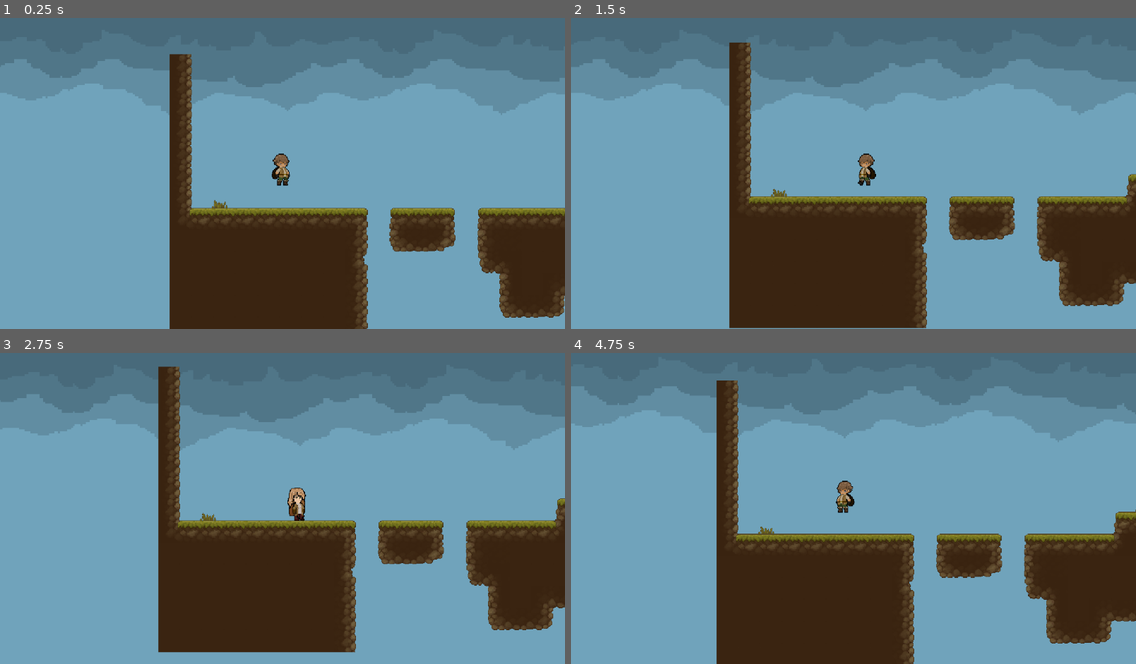
Above: before the commit, frames 1-4 (two rows, left to right).
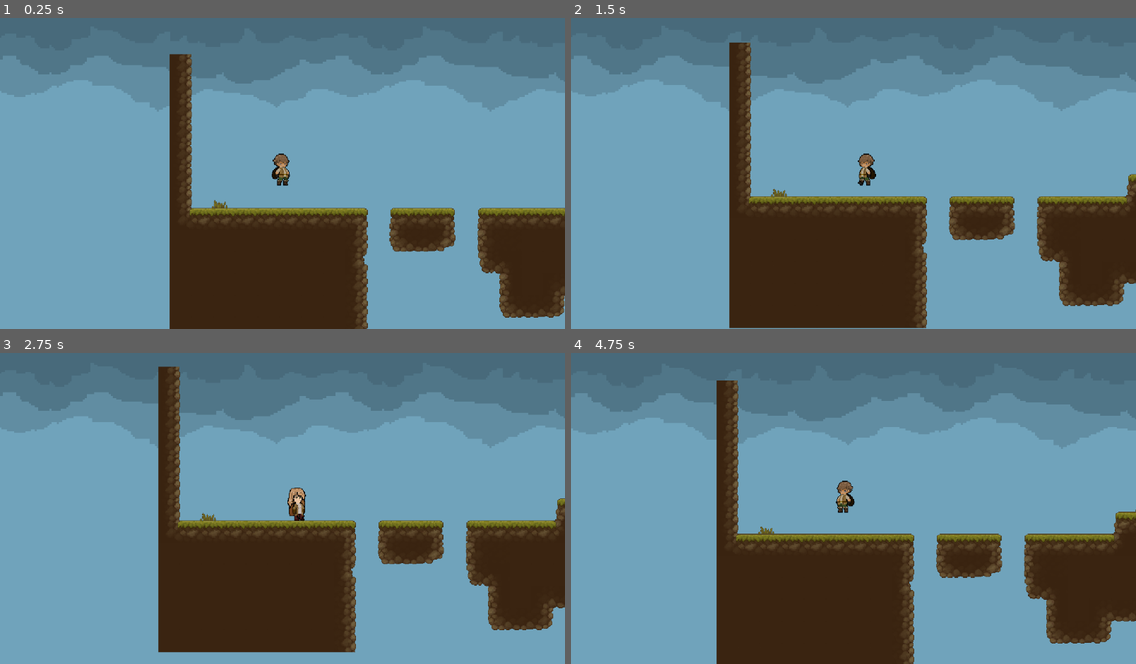
Above: after the commit, the same moments.

Repository: Evangelische-Zinzendorfschulen-Herrnhut/Platformer10-2
Game: Godot game, scene res://level/level.tscn
Two runs of this game, one before a commit and one after it. Both use one fixed random seed, a clock stepped at 60 frames per second and the inputs below.
Inputs:
- Up to frame 1 (0.25 s): no input
- Up to frame 2 (1.5 s): hold D (right) 0.53-1.28 s; tap Up (change_skin) at 0.6, 1.35 s; tap Space (jump) at 0.77 s; hold A (left) from 1.28 s (still down)
- Up to frame 3 (2.75 s): tap Space (jump) at 1.52 s; release A (left) at 2.03 s; hold D (right) from 2.03 s (still down); tap Up (change_skin) at 2.1 s
- Up to frame 4 (4.75 s): tap Up (change_skin) at 2.85, 3.6, 4.35 s; tap Space (jump) at 3.02, 3.77, 4.52 s; release D (right) at 3.53 s; hold A (left) from 3.53 s (still down)

The runs differ from the first frame. In frame 1, 2.3% of the frame differs, in the area x 0-100%, y 12-32%; in frame 2, 3.2%; in frame 3, 3.6%; in frame 4, 3.9%, in the area x 0-100%, y 10-31%.

Commit message:
Added script for background fix

Diff:
--- /dev/null
+++ b/level/background.gd
@@ -0,0 +1,31 @@
+extends Sprite2D
+
+const BACKGROUND_2_OFFSET = 170 + 100
+var DEFAULT_POSITION = position
+#@onready var game_viewport_width = $"/root".size.x
+# ProjectSettings.get_setting("display/window/size/viewport_width")
+
+# @onready var PLAYER_SPEED = $"..".SPEED
+#@onready var player_movement_x = $"..:velocity:x"
+#@onready var DRAG_MARGIN_L = -$"../Camera2D".drag_left_margin * game_viewport_width/2
+#@onready var DRAG_MARGIN_R = $"../Camera2D".drag_right_margin * game_viewport_width/2
+# @onready var DRAG_MARGIN_UP ??
+
+@onready var background_2 = $"../Background_2"
+
+
+func _physics_process(delta) -> void:
+
+#	if Input.is_action_pressed("left"):
+#		if abs(position.x) > DRAG_MARGIN_L:
+#			position.x += -1 #-int(player_movement_x)
+
+#	elif Input.is_action_pressed("right"):
+#		if abs(position.x) < DRAG_MARGIN_R:
+#			position.x += -1 #-int(player_movement_x)
+
+
+	var camera_drag_offset = $"../Camera2D".get_target_position() - $"../Camera2D".global_position
+	position = DEFAULT_POSITION + camera_drag_offset
+
+	background_2.position = position + Vector2(0, BACKGROUND_2_OFFSET)
--- a/level/level.tscn
+++ b/level/level.tscn
@@ -1,10 +1,11 @@
-[gd_scene load_steps=12 format=4 uid="uid://2vvep7bqnr1r"]
+[gd_scene load_steps=13 format=4 uid="uid://2vvep7bqnr1r"]
 
 [ext_resource type="Texture2D" uid="uid://bbpvdtyehcu5c" path="res://assets/Pixel Art Platformer - Village Props v2.3.0/Texture/TX Tileset Ground.png" id="1_5gx2l"]
 [ext_resource type="PackedScene" uid="uid://dwm841xtadpl5" path="res://player/player.tscn" id="1_7lnir"]
 [ext_resource type="Texture2D" uid="uid://b1dcjmsap6ghs" path="res://assets/Pixel Art Platformer - Village Props v2.3.0/Texture/TX Village Props.png" id="2_vkbyq"]
 [ext_resource type="Texture2D" uid="uid://dfx1scct0eklx" path="res://assets/background/pixil-frame-0 (86)_edited.png" id="4_ktfr2"]
 [ext_resource type="Texture2D" uid="uid://b4qdlerwib3wl" path="res://assets/background/texture_white.png" id="5_44x8d"]
+[ext_resource type="Script" uid="uid://cn77sac1lbynx" path="res://level/background.gd" id="5_ivpvi"]
 
 [sub_resource type="TileSetAtlasSource" id="TileSetAtlasSource_qohg2"]
 texture = ExtResource("1_5gx2l")
@@ -2655,16 +2656,17 @@
 [node name="Background_Sky" type="Sprite2D" parent="Player"]
 z_index = -1
 texture_repeat = 2
-position = Vector2(16, -97)
+position = Vector2(0, -100)
 scale = Vector2(0.9, 0.9)
 texture = ExtResource("4_ktfr2")
 region_enabled = true
 region_rect = Rect2(0, 0, 1000, 300)
+script = ExtResource("5_ivpvi")
 
 [node name="Background_2" type="Sprite2D" parent="Player"]
 modulate = Color(0.4392157, 0.6392157, 0.73333335, 1)
 z_index = -1
-position = Vector2(16, 173)
+position = Vector2(0, 170.00002)
 scale = Vector2(0.9, 0.9)
 texture = ExtResource("5_44x8d")
 region_enabled = true
Not shown, added: level/background.gd.uid
